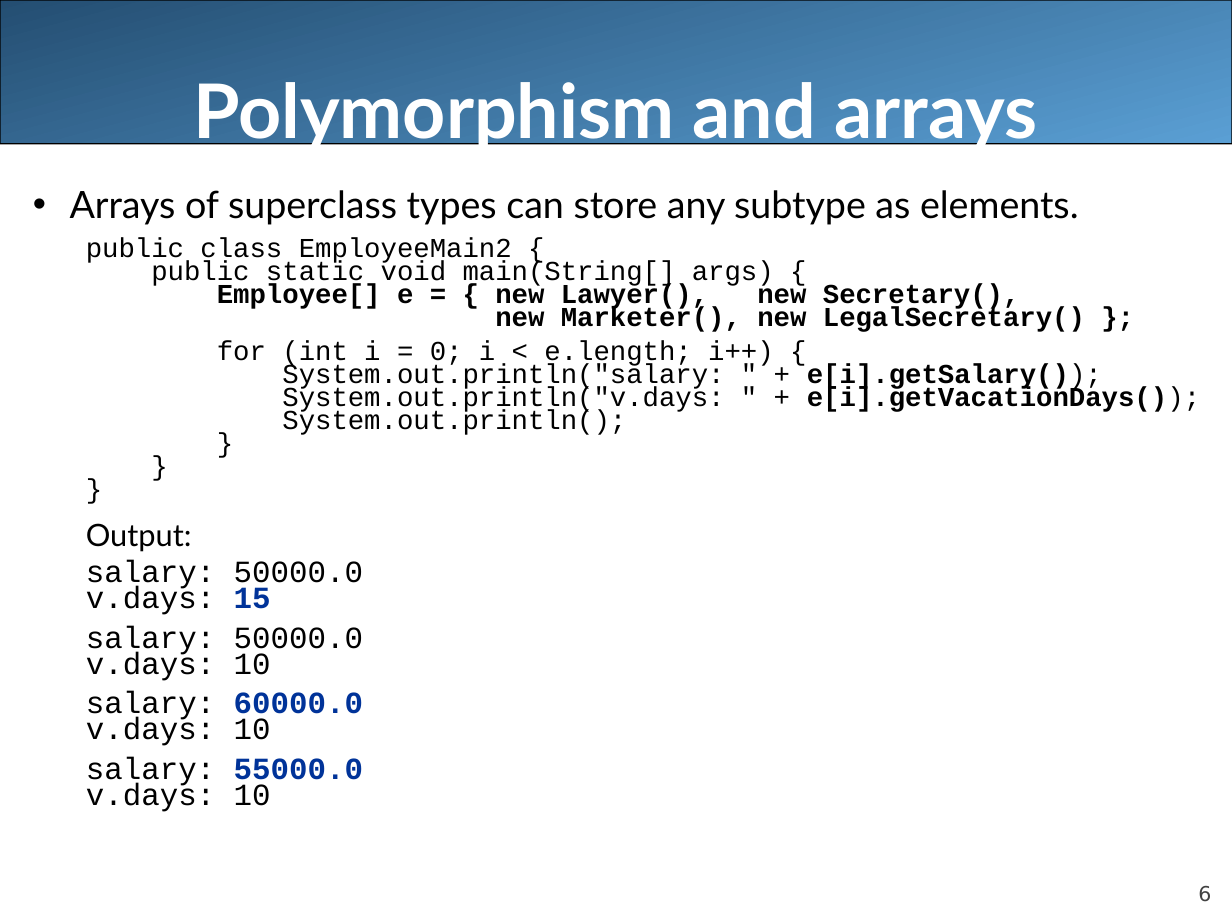
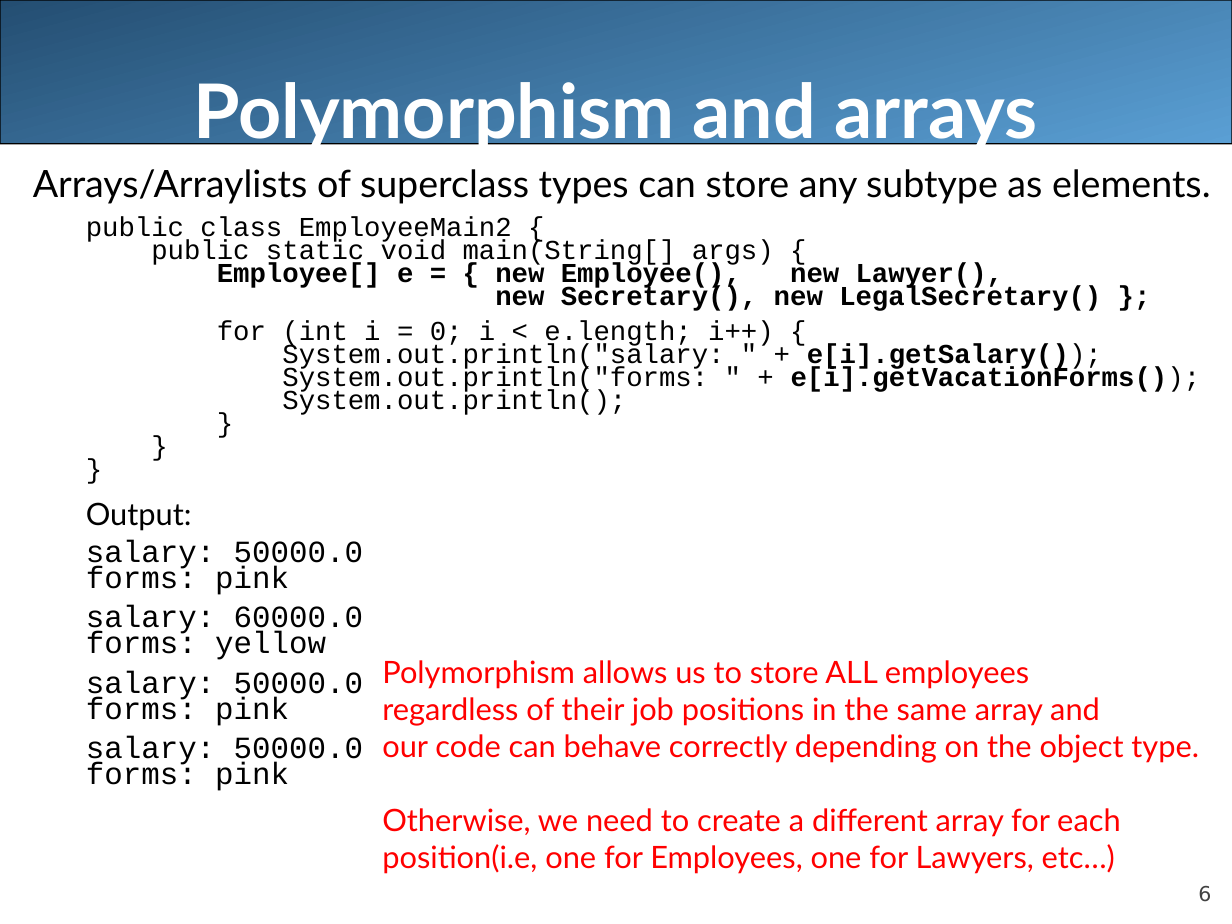
Before and after one commit to LongBaoNguyen/longbaonguyen.github.io, a slide deck: slide 6 of courses/apcsa/lecture22.ppt. Drawn at 1232x924 pixels with LibreOffice and Linux fonts; fonts in the diff are those of the drawing. Boxes give left, top, right and bottom in pixels: in the first picture for what was removed or moved away, otherwise in the second. Text is boxed around its words. In the diff, an @@ line names an element or a change of style, - is before the commit and + after.

```diff
--- a/courses/apcsa/lecture22.ppt
+++ b/courses/apcsa/lecture22.ppt
@@ text "Arrays/Arraylists of superclass types can ...": place and size @@
-text "Arrays/Arraylists of superclass types can ..." at <box>70,190,1200,812</box>
+text "Arrays/Arraylists of superclass types can ..." at <box>33,169,1211,791</box>
@@ text at <box>33,169,1211,204</box>: text changed @@
-• Arrays of superclass types can store any subtype as elements.
+Arrays/Arraylists of superclass types can store any subtype as elements.
@@ text at <box>217,263,1101,311</box>: text changed @@
-  Employee[] e = { new Lawyer(), new Secretary(),
-  new Marketer(), new LegalSecretary() };
+  Employee[] e = { new Employee(), new Lawyer(),
+  new Secretary(), new LegalSecretary() };
@@ text at <box>282,366,1201,393</box>: text changed @@
-  System.out.println("v.days: " + e[i].getVacationDays());
+  System.out.println("forms: " + e[i].getVacationForms());
@@ text at <box>86,566,363,660</box>: text changed @@
-  v.days: 15
+  forms: pink
+  salary: 60000.0
+  forms: yellow
@@ text added at <box>382,660,1199,874</box>, 18 pt, text #FF0000 @@
+Polymorphism allows us to store ALL employees
+regardless of their job positions in the same array and
+our code can behave correctly depending on the object type.
+Otherwise, we need to create a different array for each
+position(i.e, one for Employees, one for Lawyers, etc…)
@@ text at <box>86,697,363,791</box>: text changed @@
-  v.days: 10
-  salary: 60000.0
-  v.days: 10
-  salary: 55000.0
-  v.days: 10
+  forms: pink
+  salary: 50000.0
+  forms: pink
```
Also in this commit, not shown: 8 other slides changed, 17 slides added, 4 slides removed, 9 other files.
